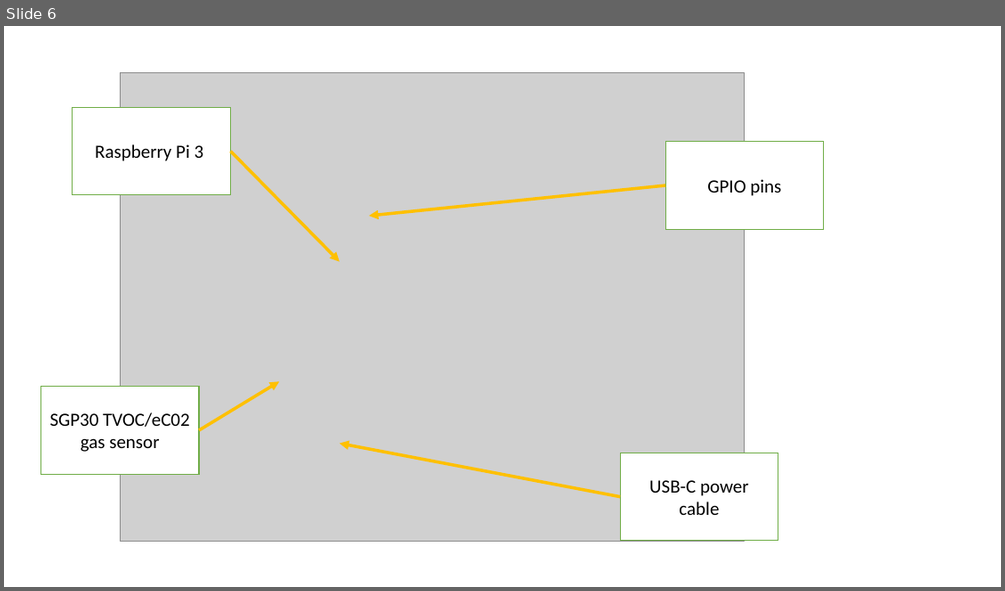
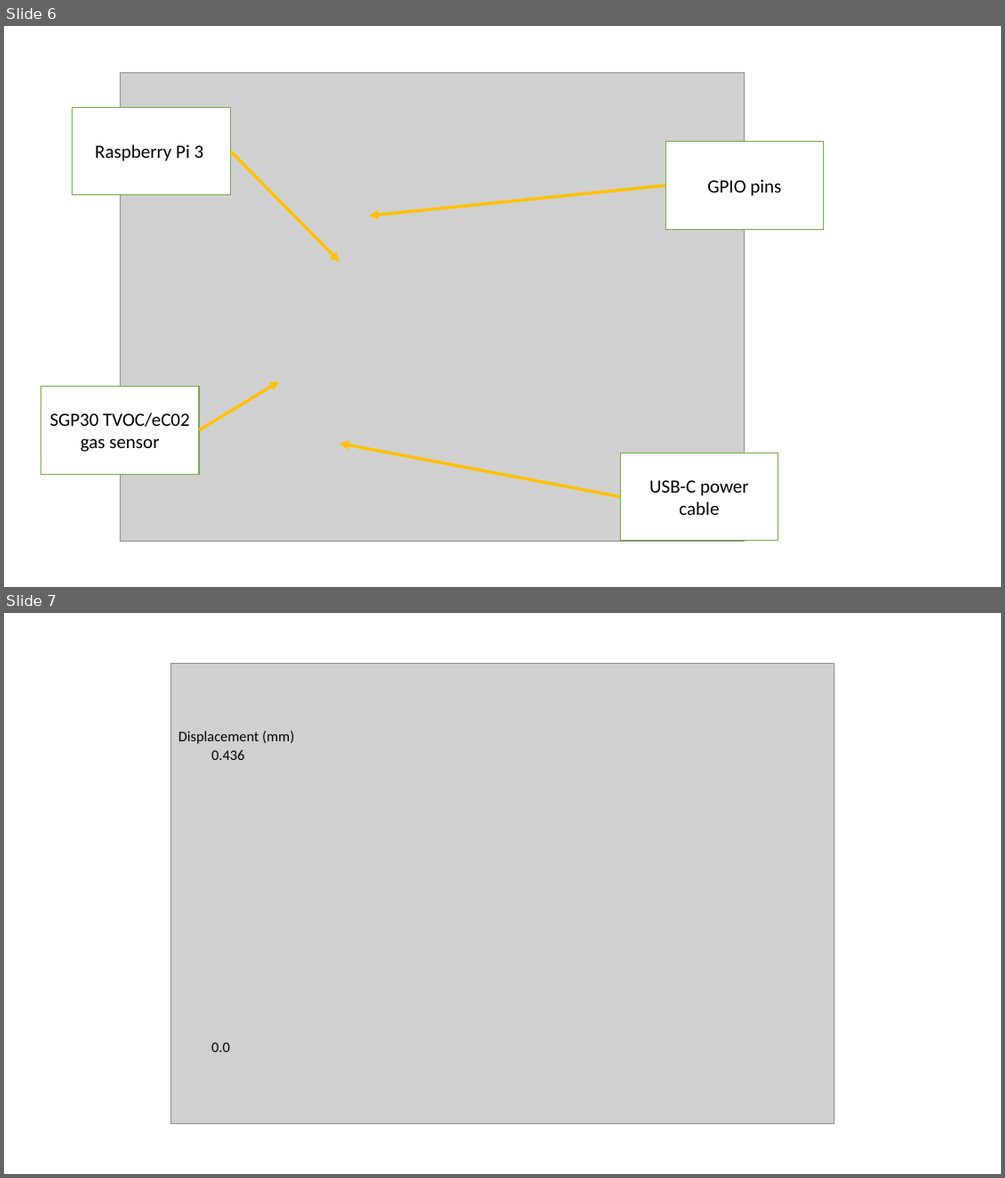
Before and after one commit to mjribeiro/AI-Challenge-2020, a slide deck: Written Report/Engineering_hardware/Engineering_hardware_Figures/engineering_figures_ppt.pptx. Shown one above the other, each under a label of ours: slide 6 before the commit, slides 6 and 7 after it. The pictures are 1005x591 and 1005x1178 pixels, drawn with LibreOffice and Linux fonts; fonts in the diff are those of the drawing; grey boxes stand for pictures. Boxes give left, top, right and bottom in pixels: in the first picture for what was removed or moved away, otherwise in the second. Text is boxed around its words. In the diff, an @@ line names an element or a change of style, - is before the commit and + after.

```diff
--- a/Written Report/Engineering_hardware/Engineering_hardware_Figures/engineering_figures_ppt.pptx
+++ b/Written Report/Engineering_hardware/Engineering_hardware_Figures/engineering_figures_ppt.pptx
@@ slide 7 added at [4,613,1001,1174], background #FFFFFF @@
@@ picture added at [170,663,833,1124] @@
@@ text added at [178,730,294,744], 14 pt, text #000000 @@
+Displacement (mm)
@@ text added at [211,750,244,760], 14 pt, text #000000 @@
+0.436
@@ text added at [211,1042,230,1052], 14 pt, text #000000 @@
+0.0
```
Also in this commit, not shown: 4 other files.
